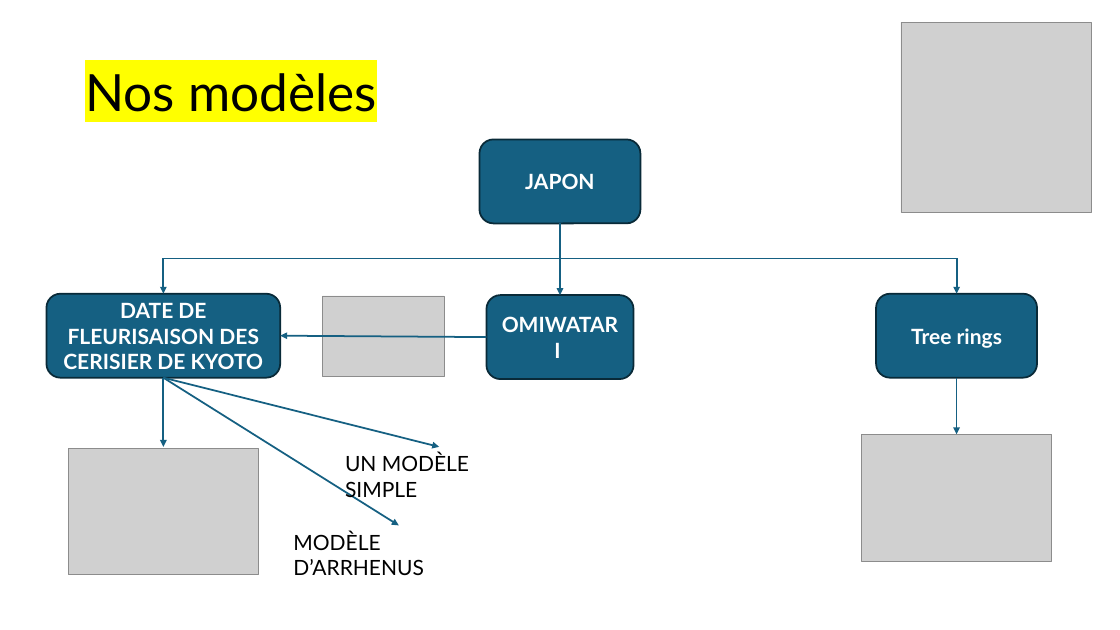
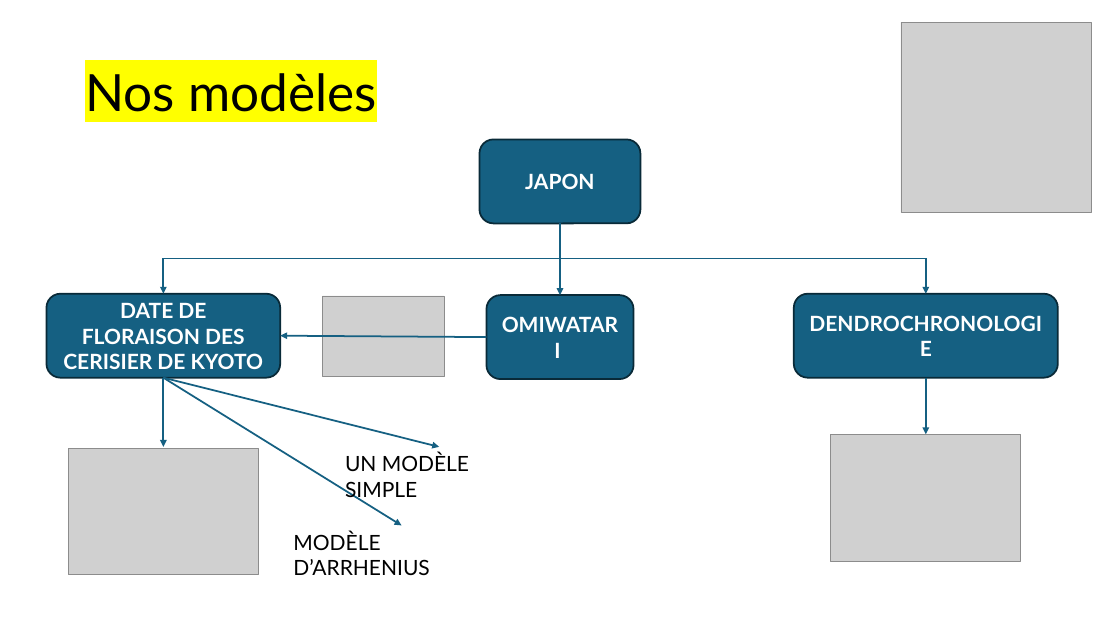
Before and after one commit to maxime-sfn/paleoclimat, a slide deck: slide 17 of PALEOCLIMATOLOGIE_presentation_DU_PROEJET.pptx. Drawn at 1120x630 pixels with LibreOffice and Linux fonts; fonts in the diff are those of the drawing; grey boxes stand for pictures. Boxes give left, top, right and bottom in pixels: in the first picture for what was removed or moved away, otherwise in the second. Text is boxed around its words. In the diff, an @@ line names an element or a change of style, - is before the commit and + after.

```diff
--- a/PALEOCLIMATOLOGIE_presentation_DU_PROEJET.pptx
+++ b/PALEOCLIMATOLOGIE_presentation_DU_PROEJET.pptx
@@ elbow arrow moved from (560, 223) - (957, 294) to (560, 223) - (926, 294) @@
@@ rounded rectangle "DENDROCHRONOLOGIE": place and size @@
-rounded rectangle "DENDROCHRONOLOGIE" at (876, 294, 1038, 378)
+rounded rectangle "DENDROCHRONOLOGIE" at (794, 294, 1058, 378)
@@ text in rounded rectangle at (63, 302, 264, 369): text changed @@
-DATE DE FLEURISAISON DES CERISIER DE KYOTO
+DATE DE FLORAISON DES CERISIER DE KYOTO
@@ text in rounded rectangle at (911, 328, 1002, 348): text changed @@
-Tree rings
+DENDROCHRONOLOGIE
@@ arrow moved from (957, 378) - (957, 434) to (926, 378) - (926, 434) @@
@@ picture: place and size @@
-picture at (862, 434, 1053, 561)
+picture at (831, 434, 1022, 561)
@@ text at (293, 532, 429, 575): text changed @@
-MODÈLE D’ARRHENUS
+MODÈLE D’ARRHENIUS
```
Also in this commit, not shown: 17 other slides changed.
